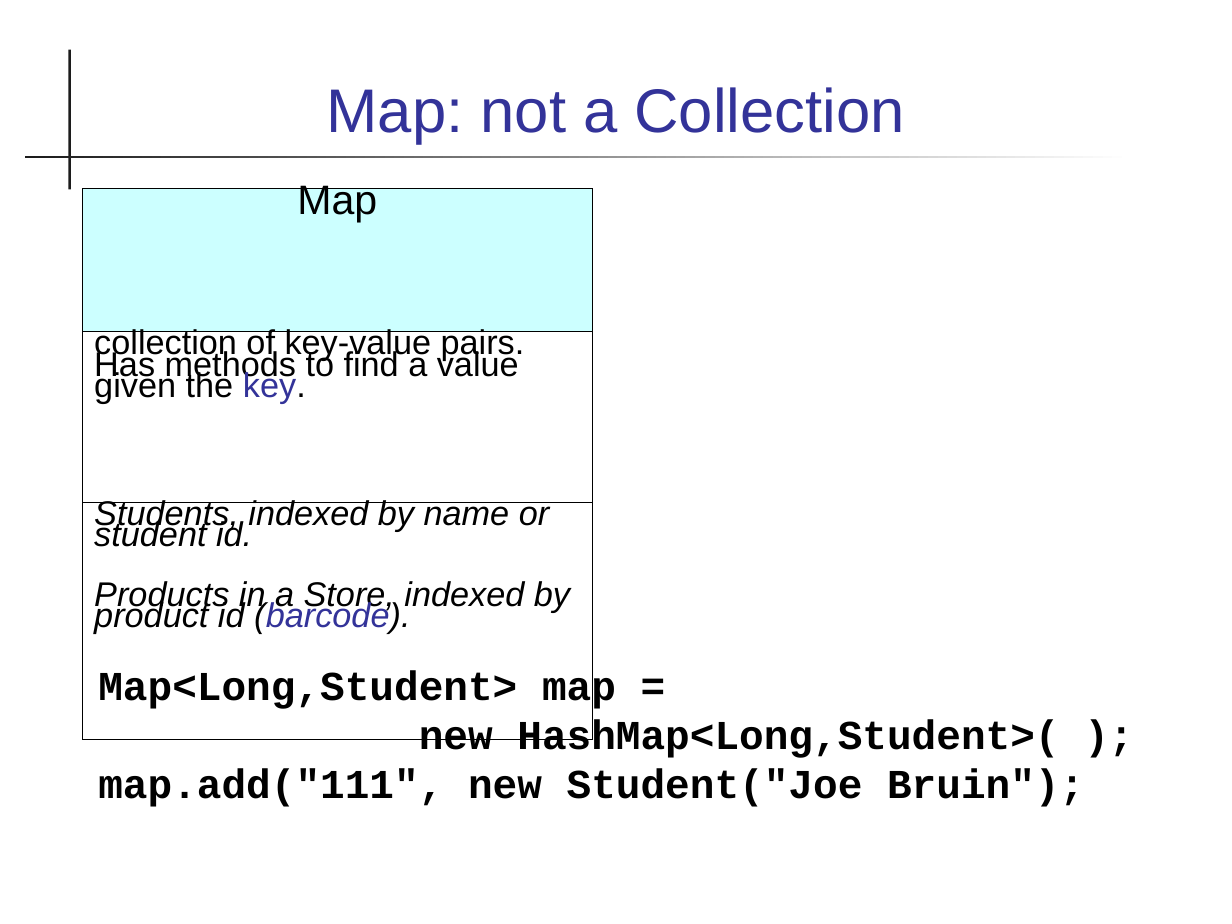
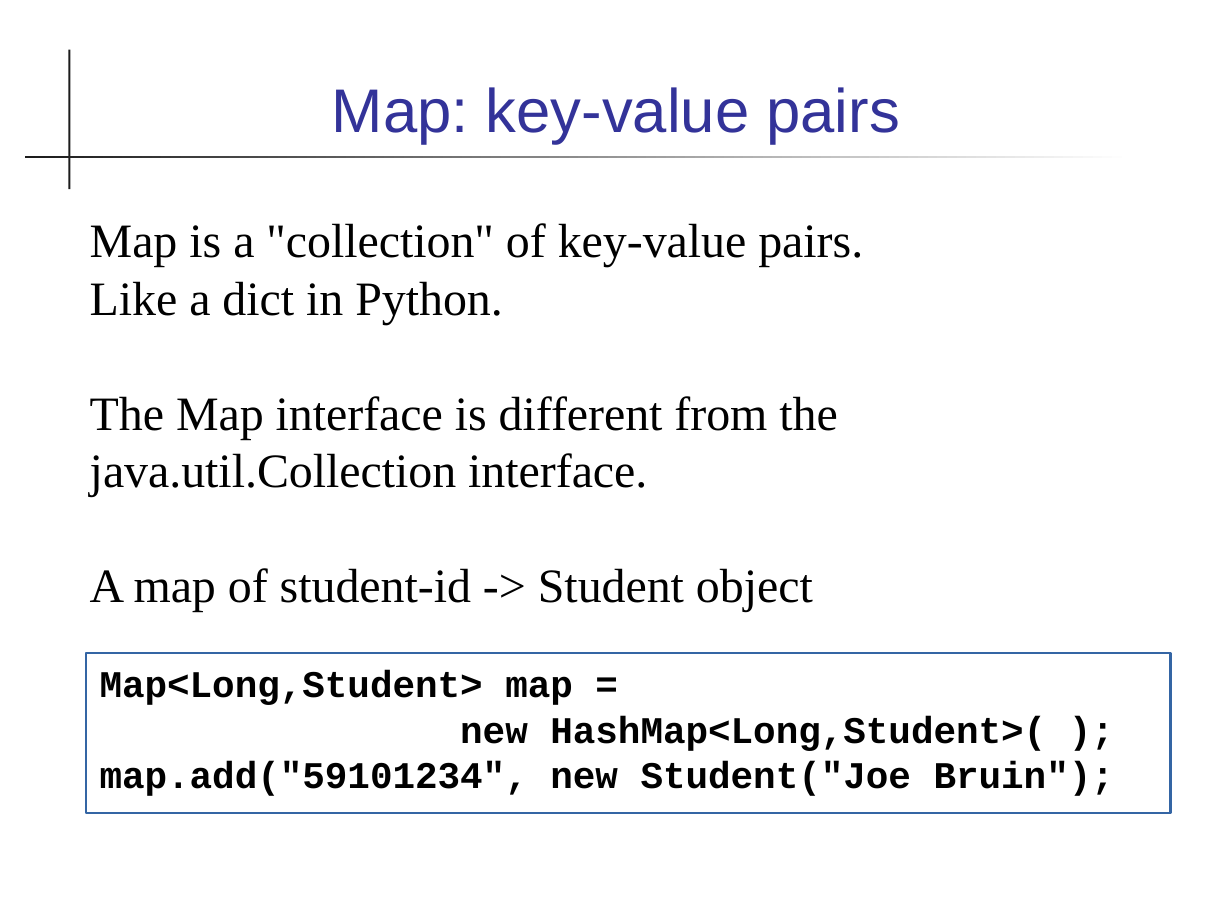
Before and after one commit to skeoop/skeoop.github.io, a slide deck: slide 20 of collections/Collections.ppt (slide 38 before the commit). Drawn at 1232x924 pixels with LibreOffice and Linux fonts; fonts in the diff are those of the drawing. Boxes give left, top, right and bottom in pixels: in the first picture for what was removed or moved away, otherwise in the second. Text is boxed around its words. In the diff, an @@ line names an element or a change of style, - is before the commit and + after.

Commit message:
revise material on collections and iterators

```diff
--- a/collections/Collections.ppt
+++ b/collections/Collections.ppt
@@ title at (x1=332, y1=87, x2=899, y2=144): text changed @@
-Map: not a Collection
+Map: key-value pairs
@@ table removed at (x1=83, y1=188, x2=593, y2=739), 3 rows, 1 columns @@
-Map
-collection of key-value pairs. Has methods to find a value given the key.
-Students, indexed by name or student id. / Products in a Store, indexed by product id (barcode).
@@ text added at (x1=90, y1=223, x2=863, y2=612), 28 pt, text #000000 @@
+Map is a "collection" of key-value pairs.
+Like a dict in Python.
+The Map interface is different from the java.util.Collection interface.
+A map of student-id -> Student object
@@ rectangle "Map<Long,Student> map =" resized from (x1=98, y1=670, x2=1084, y2=807) to (x1=86, y1=653, x2=1170, y2=813) @@
@@ rectangle "Map<Long,Student> map =" at (x1=86, y1=653, x2=1170, y2=813): outline none to #3465A4 1.42 pt @@
@@ text in rectangle at (x1=100, y1=671, x2=1046, y2=751): size 24 to 22 pt in "Map<Long,Student> map =", "new HashMap<Long,Student>( );" @@
@@ text in rectangle at (x1=100, y1=761, x2=1114, y2=796): text changed; size 24 to 22 pt @@
-map.add("111", new Student("Joe Bruin");
+map.add("59101234", new Student("Joe Bruin");
```
Also in this commit, not shown: 17 other slides changed, 7 slides removed, 9 other files.
